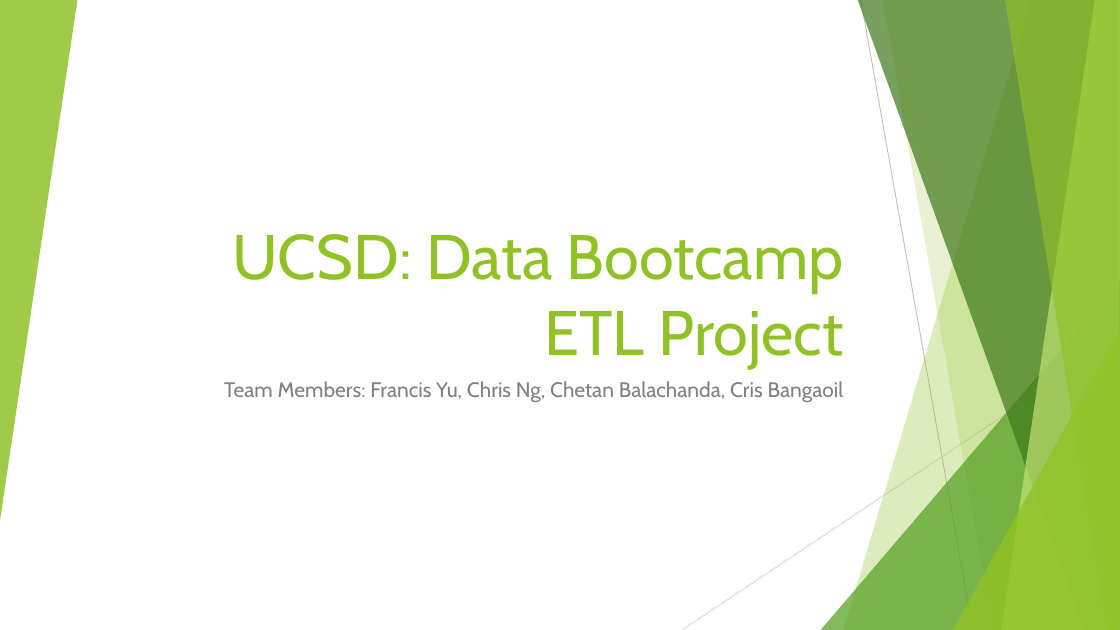
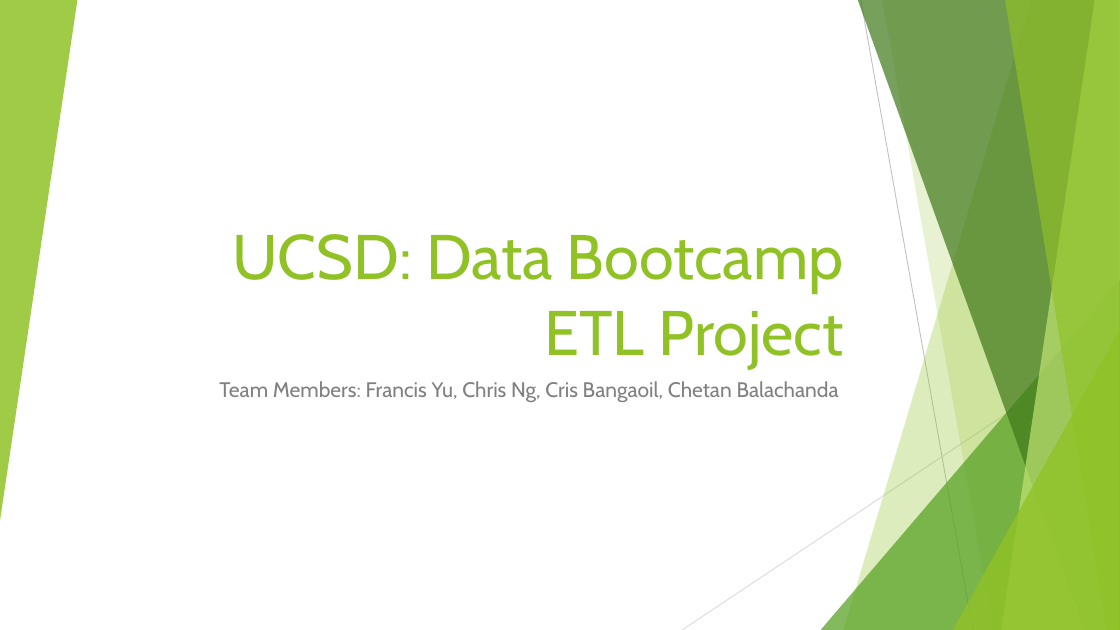
Before and after one commit to ChrNg404/Data_Science_ETL_Project, a slide deck: slide 1 of ETL Presentation.pptx. Drawn at 1120x630 pixels with LibreOffice and Linux fonts; fonts in the diff are those of the drawing. Boxes give left, top, right and bottom in pixels: in the first picture for what was removed or moved away, otherwise in the second. Text is boxed around its words. In the diff, an @@ line names an element or a change of style, - is before the commit and + after.

```diff
--- a/ETL Presentation.pptx
+++ b/ETL Presentation.pptx
@@ subtitle at box(219, 381, 839, 402): text changed @@
-Team Members: Francis Yu, Chris Ng, Chetan Balachanda, Cris Bangaoil
+Team Members: Francis Yu, Chris Ng, Cris Bangaoil, Chetan Balachanda
```
Also in this commit, not shown: 4 other slides changed, 2 slides added.
